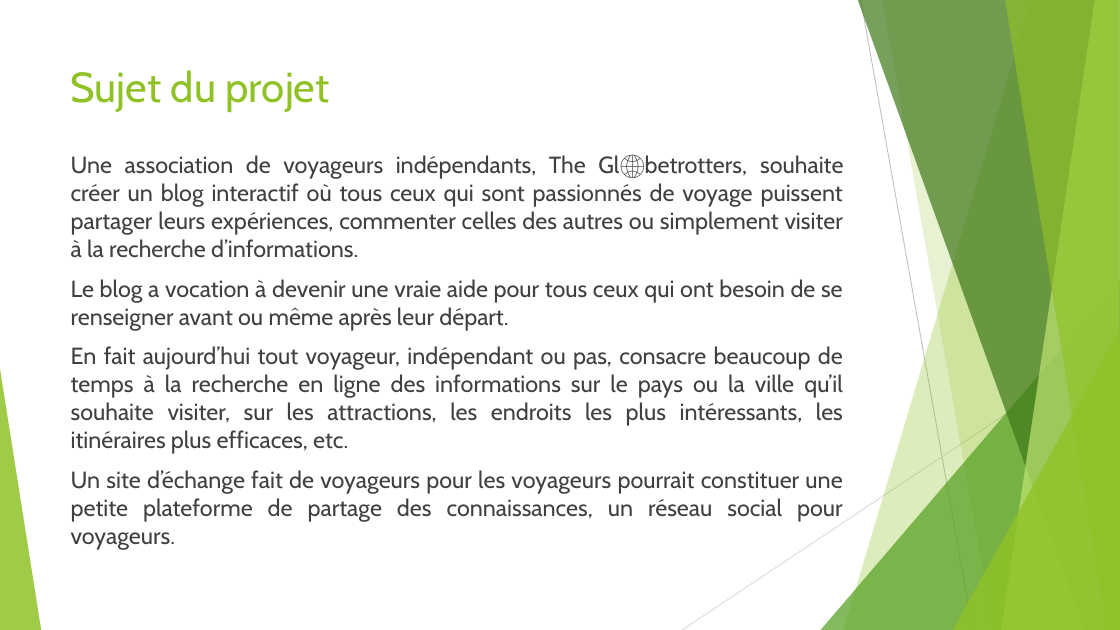
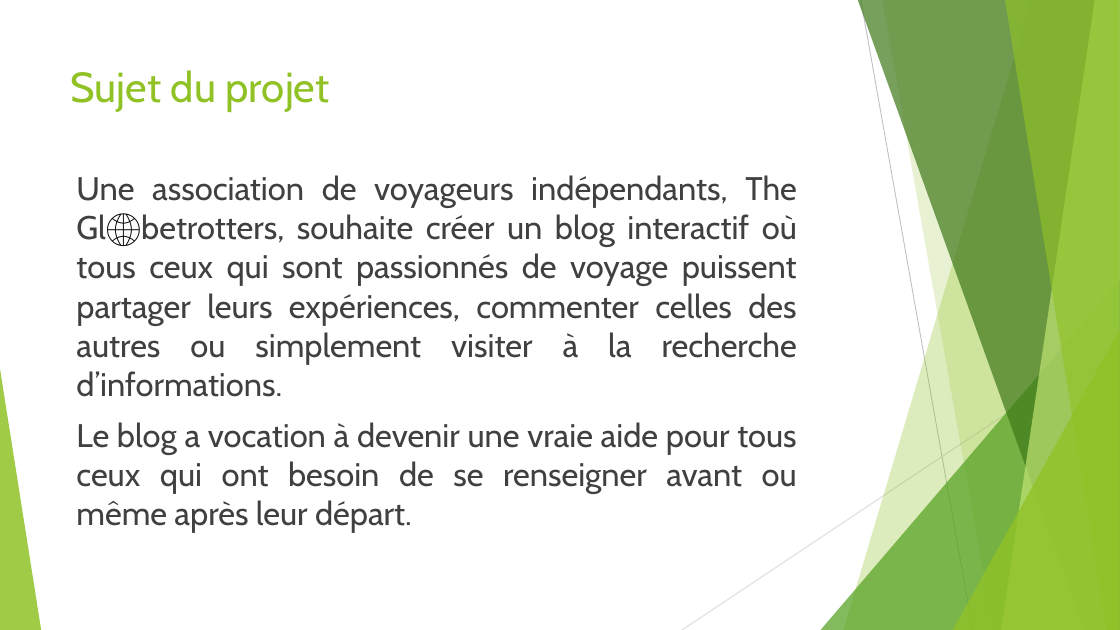
Before and after one commit to manelbenhamouda/projets-CDA, a slide deck: slide 4 of Diaporama Projet YOUR journey.pptx (slide 3 before the commit). Drawn at 1120x630 pixels with LibreOffice and Linux fonts; fonts in the diff are those of the drawing. Boxes give left, top, right and bottom in pixels: in the first picture for what was removed or moved away, otherwise in the second. Text is boxed around its words. In the diff, an @@ line names an element or a change of style, - is before the commit and + after.

```diff
--- a/Diaporama Projet YOUR journey.pptx
+++ b/Diaporama Projet YOUR journey.pptx
@@ text "Une association de voyageurs indépendants, ...": place and size @@
-text "Une association de voyageurs indépendants, ..." at box(71, 155, 843, 550)
+text "Une association de voyageurs indépendants, ..." at box(76, 175, 797, 533)
@@ text "Une association de voyageurs indépendants, ..." at box(76, 175, 797, 533): size 20 to 28 pt; text colour #404040 to #000000 in "Gl🌐betrotters," @@
@@ text at box(71, 346, 843, 550): paragraphs removed @@
-En fait aujourd’hui tout voyageur, indépendant ou pas, consacre beaucoup de temps à la recherche en ligne des informations sur le pays ou la ville qu’il souhaite visiter, sur les attractions, les endroits les plus intéressants, les itinéraires plus efficaces, etc.
-Un site d’échange fait de voyageurs pour les voyageurs pourrait constituer une petite plateforme de partage des connaissances, un réseau social pour voyageurs.
```
Also in this commit, not shown: 13 other slides changed, 5 other files.
